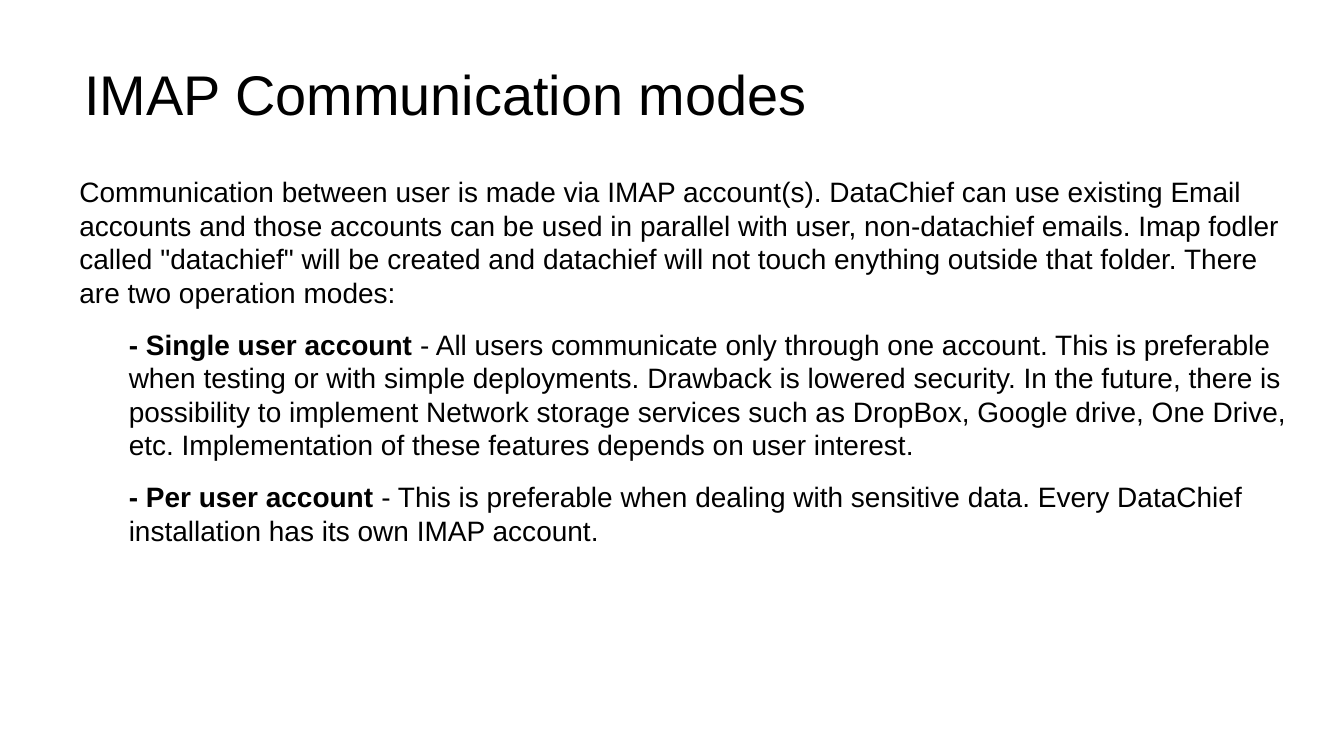
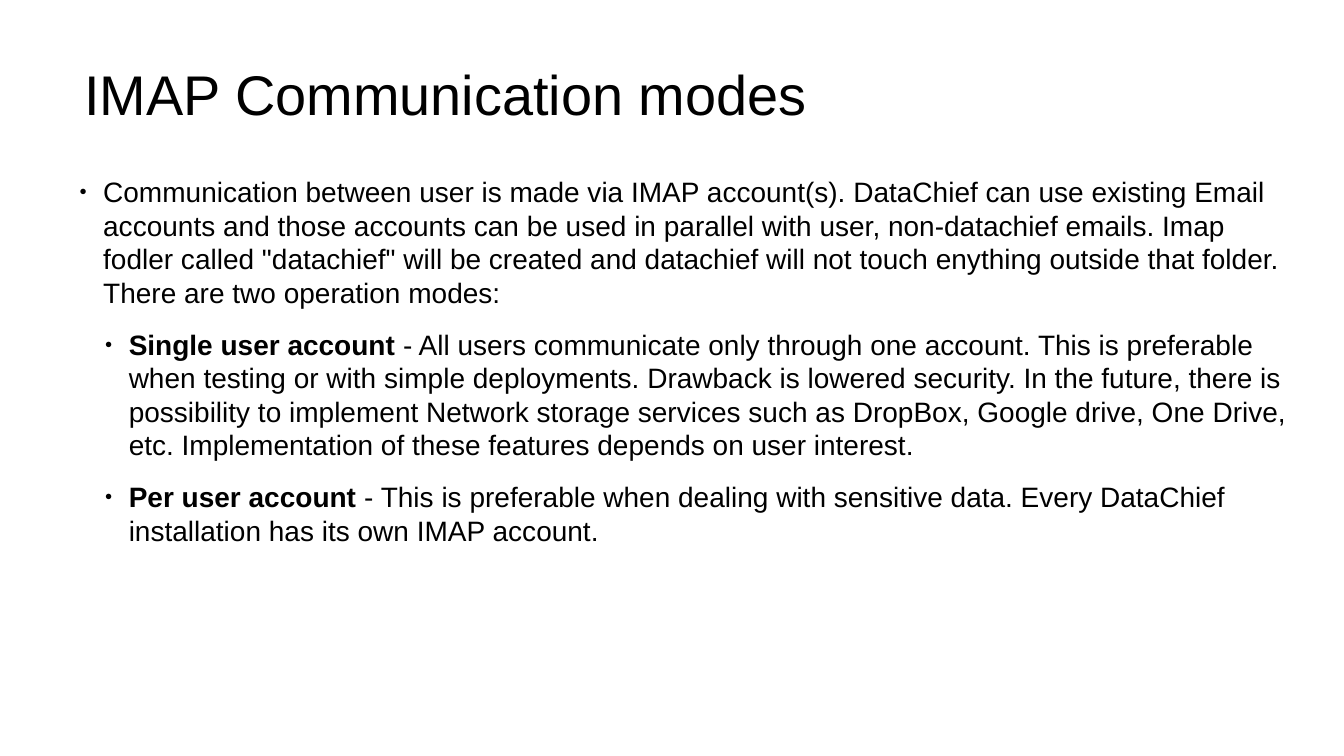
Before and after one commit to iivanic/DataChief, a slide deck: slide 2 of DataChief Communication Configuration.odp. Drawn at 1344x756 pixels with LibreOffice and Linux fonts; fonts in the diff are those of the drawing. Boxes give left, top, right and bottom in pixels: in the first picture for what was removed or moved away, otherwise in the second. Text is boxed around its words. In the diff, an @@ line names an element or a change of style, - is before the commit and + after.

```diff
--- a/DataChief Communication Configuration.odp
+++ b/DataChief Communication Configuration.odp
@@ text at (103, 181, 1278, 308): bullet none to ● @@
@@ text at (129, 334, 1286, 542): text changed @@
-- Single user account - All users communicate only through one account. This is preferable when testing or with simple deployments. Drawback is lowered security. In the future, there is possibility to implement Network storage services such as DropBox, Google drive, One Drive, etc. Implementation of these features depends on user interest.
-- Per user account - This is preferable when dealing with sensitive data. Every DataChief installation has its own IMAP account.
+● Single user account - All users communicate only through one account. This is preferable when testing or with simple deployments. Drawback is lowered security. In the future, there is possibility to implement Network storage services such as DropBox, Google drive, One Drive, etc. Implementation of these features depends on user interest.
+● Per user account - This is preferable when dealing with sensitive data. Every DataChief installation has its own IMAP account.
```
